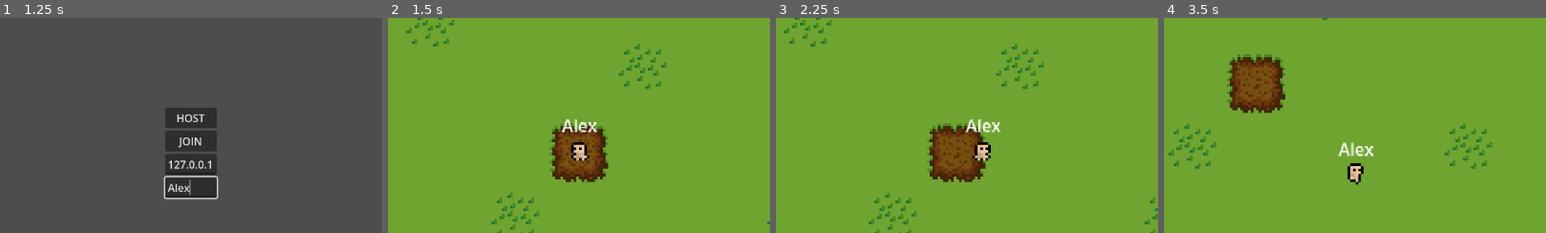
Above: before the commit, frames 1-4 (left to right).
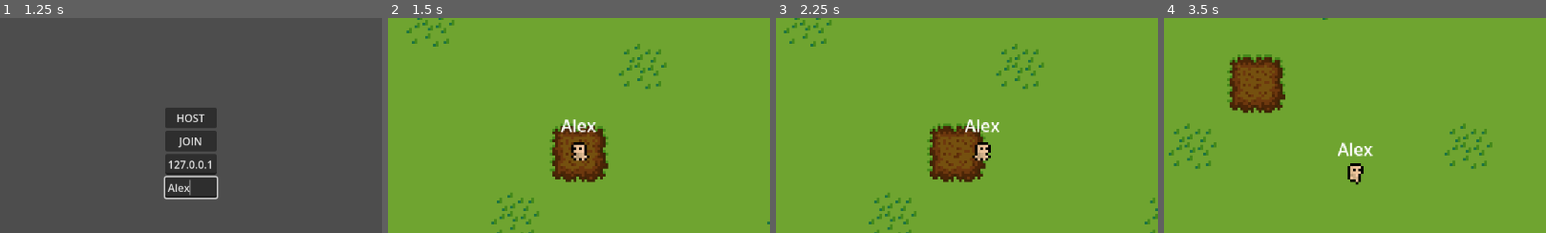
Above: after the commit, the same moments.

Repository: isjxn/ihaxgame
Game: Godot game, scene res://scenes/main/main.tscn
Same seed, same stepped clock (60 frames per second), same inputs: the game is played once before the commit and once after it.
Inputs (mouse positions are % of the whole screen's width and height, from its top left):
- Up to frame 1 (1.25 s): click (50, 58) at 0.52 s; type "Alex" at 0.6 s
- Up to frame 2 (1.5 s): click "HOST" at 1.25 s
- Up to frame 3 (2.25 s): tap Enter at 2 s; hold D (right) from 2.03 s (still down)
- Up to frame 4 (3.5 s): release D (right) at 2.78 s; hold S (down) from 2.78 s (still down)
The pictures show only the part of the screen within x 25-75%, y 19-69%; the shares and areas given below are measured in that part.

Frame 1 is identical in both runs. In frame 2, 0.4% of the frame differs, in the area x 45-55%, y 47-54%; in frame 3, 0.4%; in frame 4, 0.4%, in the area x 45-55%, y 57-65%.

Commit message:
Usernames are now centered, no matter how long

Diff:
--- a/scenes/player/player.tscn
+++ b/scenes/player/player.tscn
@@ -649,11 +649,12 @@
 anchor_top = 0.5
 anchor_right = 0.5
 anchor_bottom = 0.5
-offset_left = -8.4
+offset_left = -144.0
 offset_top = -15.0
-offset_right = 33.6
+offset_right = 576.0
 offset_bottom = 8.0
 grow_horizontal = 2
 grow_vertical = 2
 scale = Vector2(0.4, 0.4)
+text = "12345678"
 horizontal_alignment = 1
